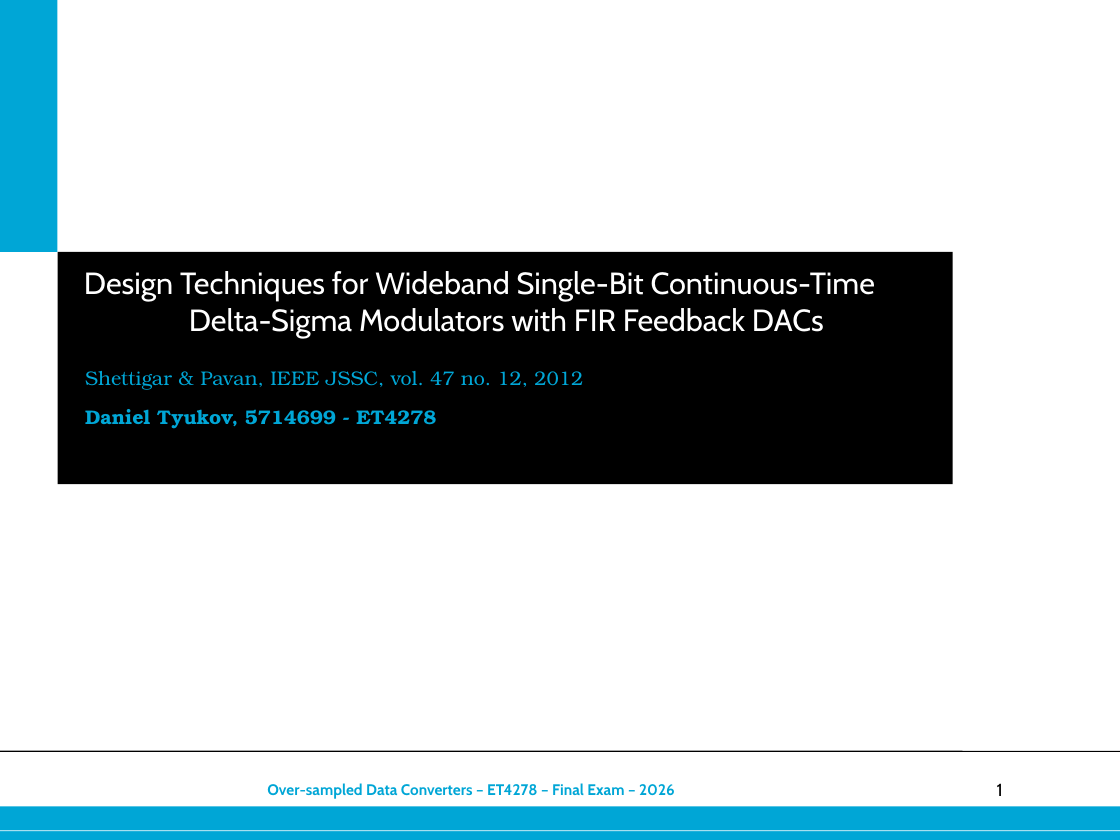
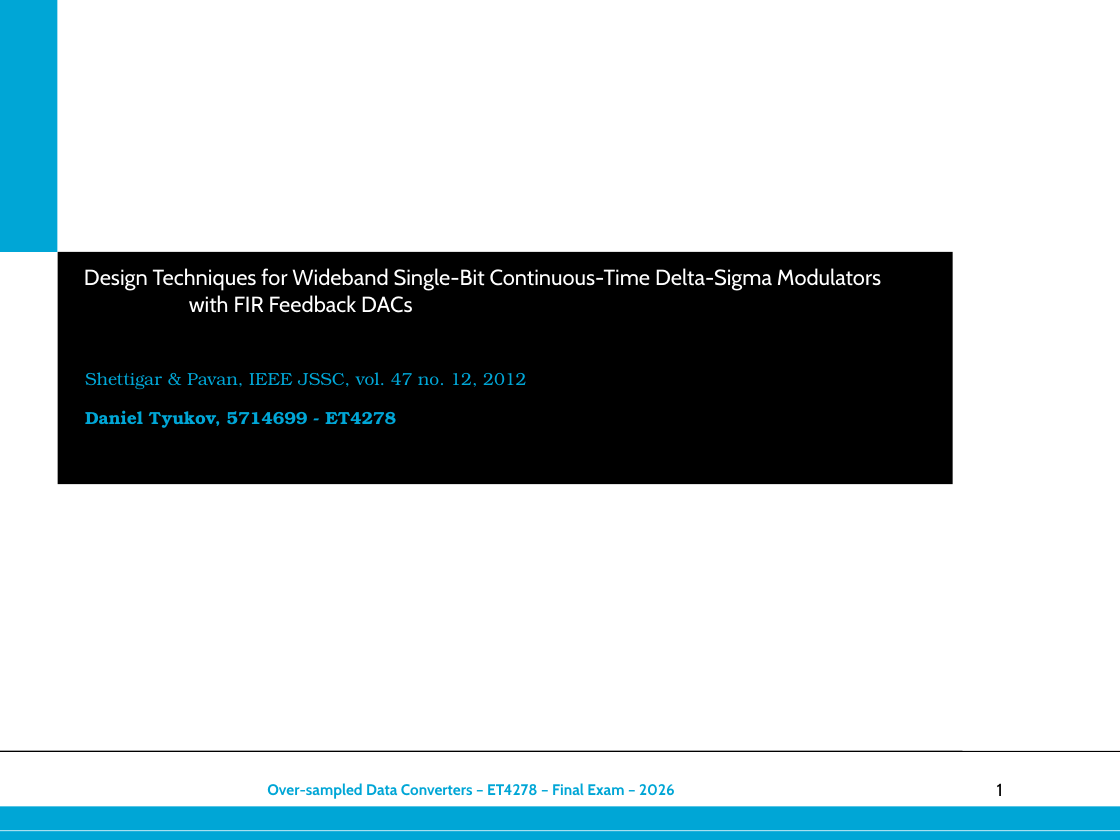
Before and after one commit to danieltyukov/tud-over-sampled-data-converters, a slide deck: slide 1 of practical-exam/Final_oral_exam_Daniel_Tyukov_5714699.pptx. Drawn at 1120x840 pixels with LibreOffice and Linux fonts; fonts in the diff are those of the drawing; background and template pictures are left out. Boxes give left, top, right and bottom in pixels: in the first picture for what was removed or moved away, otherwise in the second. Text is boxed around its words. In the diff, an @@ line names an element or a change of style, - is before the commit and + after.

Commit message:
Refactor FIRDSM techniques and parameters; update plots and presentation
- Updated FIRDSM_techniques_onoff.m to enhance clarity and adjust metastability time constant.
- Refined FIRDSM_thermal_decimation.m for improved voltage scaling and thermal noise analysis.
- Modified build_pptx.py to adjust text sizes and alignments, and added a references slide.
- Adjusted firdsm_coeffs.m and firdsm_params.m for better coefficient handling and parameter definitions.
- Enhanced firdsm_run.m to streamline quantization and integration processes.
- Updated mbq.m for improved mid-rise multi-bit quantization.
- Updated various result images to reflect changes in simulations and analyses.

```diff
--- a/practical-exam/Final_oral_exam_Daniel_Tyukov_5714699.pptx
+++ b/practical-exam/Final_oral_exam_Daniel_Tyukov_5714699.pptx
@@ title "Design Techniques for Wideband Single-Bit ..." at (84, 268, 881, 313): size 28 to 20 pt @@
@@ subtitle "Shettigar & Pavan, IEEE JSSC, ..." at (85, 372, 526, 428): size 18 to 16 pt @@
```
Also in this commit, not shown: 14 other slides changed, 36 other files.
